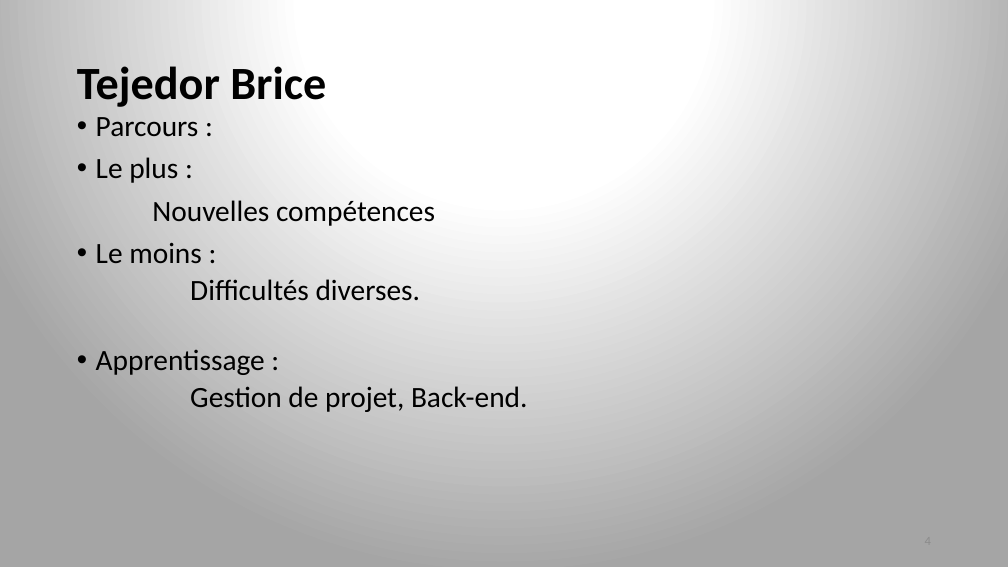
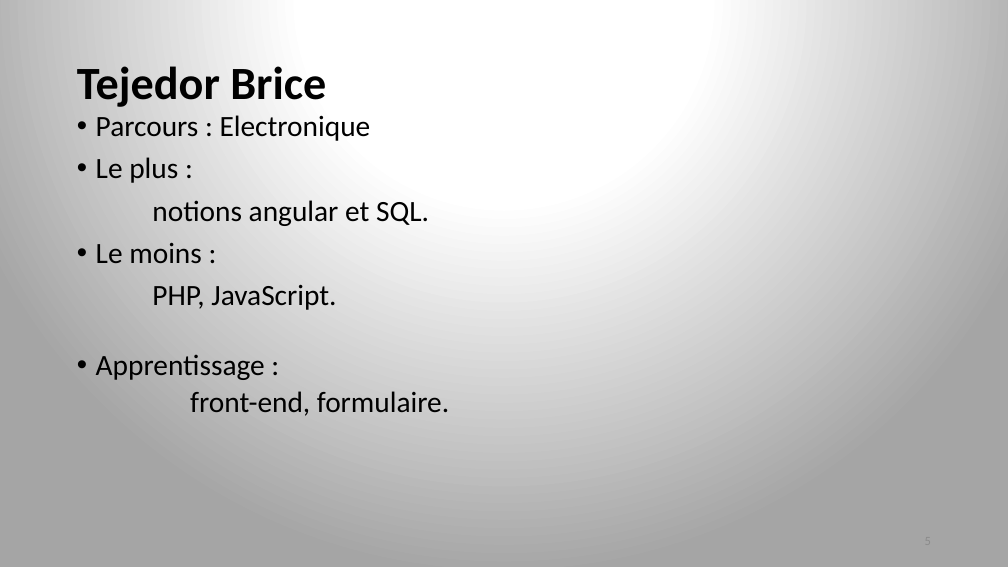
Before and after one commit to metaxiii/PPE2, a slide deck: slide 5 of PPE2/Documentation/Presentation.pptx (slide 4 before the commit). Drawn at 1008x567 pixels with LibreOffice and Linux fonts; fonts in the diff are those of the drawing. Boxes give left, top, right and bottom in pixels: in the first picture for what was removed or moved away, otherwise in the second. Text is boxed around its words. In the diff, an @@ line names an element or a change of style, - is before the commit and + after.

Commit message:
PPT fin

```diff
--- a/PPE2/Documentation/Presentation.pptx
+++ b/PPE2/Documentation/Presentation.pptx
@@ text at (96,115,371,141): text changed @@
-• Parcours :
+• Parcours : Electronique
@@ text at (152,200,429,226): text changed @@
-Nouvelles compétences
+notions angular et SQL.
@@ text at (152,285,336,310): text changed @@
-  Difficultés diverses.
+PHP, JavaScript.
@@ text at (190,391,449,416): text changed @@
-  Gestion de projet, Back-end.
+  front-end, formulaire.
```
Also in this commit, not shown: 3 other slides changed.
